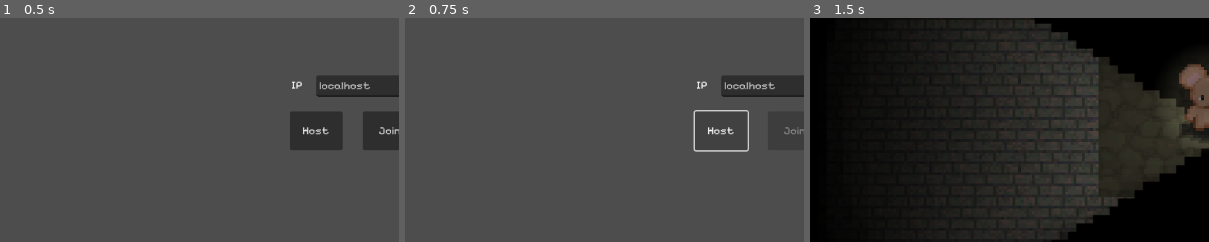
Above: before the commit, frames 1-3 (left to right).
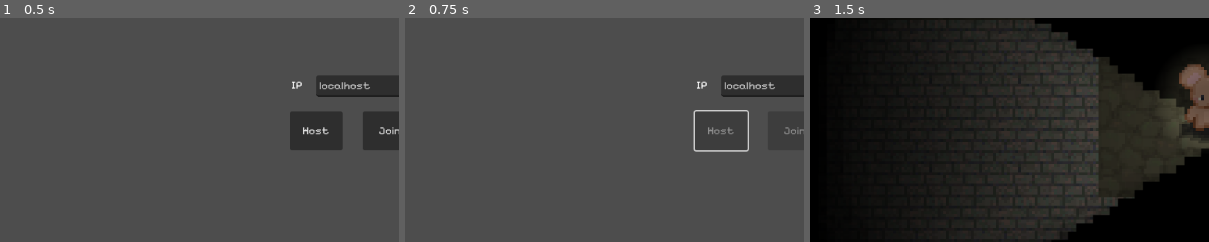
Above: after the commit, the same moments.

Repository: ej31415/Rat
Game: Godot game, scene res://main.tscn
Two runs of this game, one before a commit and one after it. Both use one fixed random seed, a clock stepped at 60 frames per second and the inputs below.
Inputs:
- Up to frame 1 (0.5 s): no input
- Up to frame 2 (0.75 s): click "Host" at 0.5 s
- Up to frame 3 (1.5 s): click "Start" at 1.25 s
The pictures show only the part of the screen within x 0-50%, y 35-85%; the shares and areas given below are measured in that part.

Frame 1 is identical in both runs. In frame 2, 0.1% of the frame differs, in the area x 75-83%, y 48-53%; in frame 3, nothing differs.

Commit message:
visual bug fixes

Diff:
--- a/main.gd
+++ b/main.gd
@@ -28,6 +28,7 @@
 	multiplayer.peer_connected.connect(_add_player)
 	_add_player()
 	$StartMenu/start.disabled = false
+	$StartMenu/host.disabled = true
 	$StartMenu/join.disabled = true
 	is_host = true
 
@@ -48,6 +49,7 @@
 	peer.create_client($StartMenu/ip.text, 135)
 	multiplayer.multiplayer_peer = peer
 	$StartMenu/host.disabled = true
+	$StartMenu/join.disabled = true
 
 func _on_start_pressed():
 	var maze = $Map.get_maze()
--- a/player.gd
+++ b/player.gd
@@ -161,7 +161,7 @@
 					add_kill.rpc()
 				sheriff_shot = true
 				print(color + " shoot!!!")
-				# set_physics_process(false)
+				set_physics_process(false)
 				# add shooting animation
 
 @rpc("call_local", "reliable")
@@ -183,6 +183,7 @@
 	set_physics_process(false)
 	$AnimatedSprite2D.animation = "die"
 	$AnimatedSprite2D.play()
+	$AnimatedSprite2D.position = Vector2(0, 50)
 
 @rpc("call_local", "reliable")
 func add_kill():
